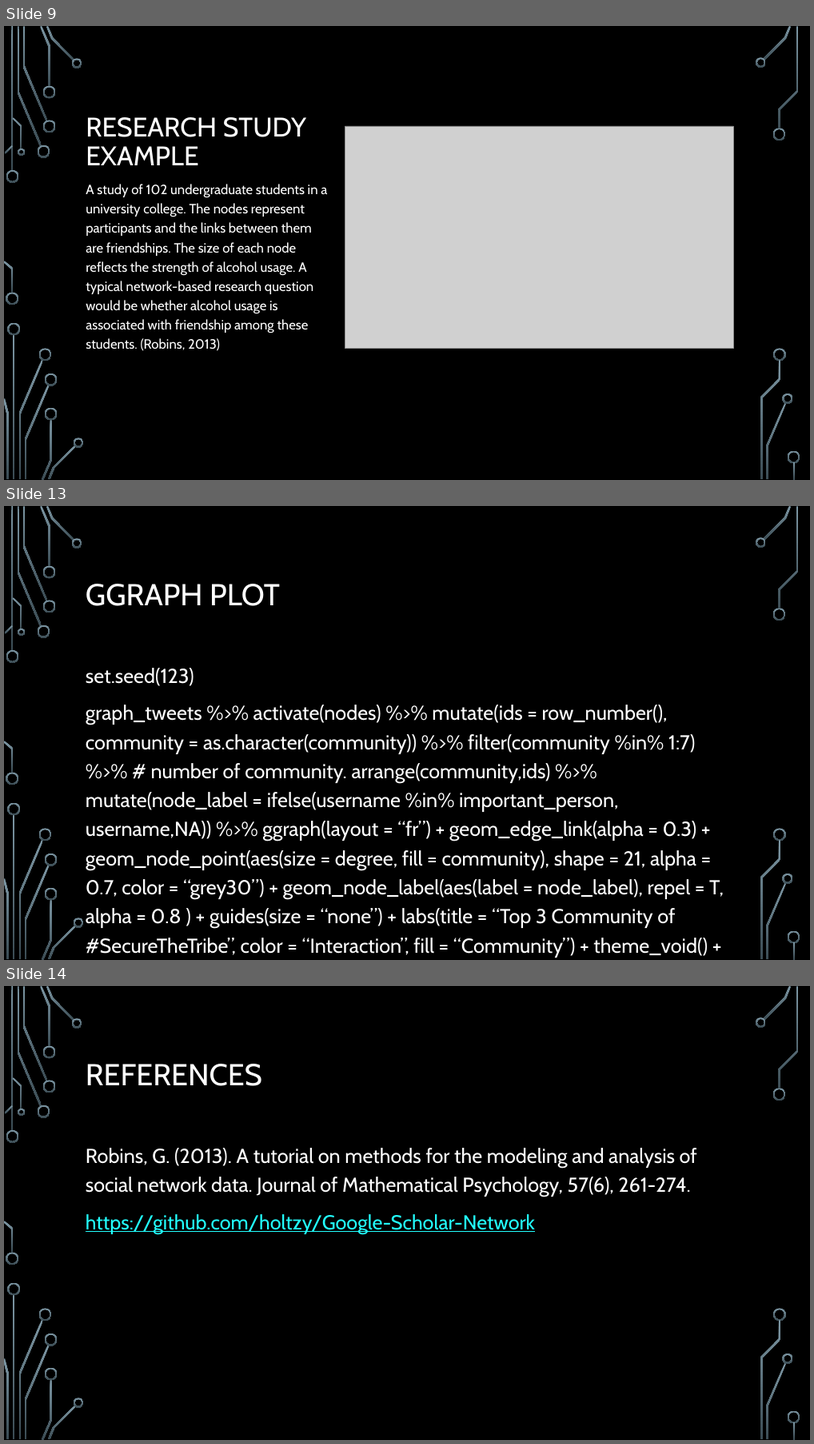
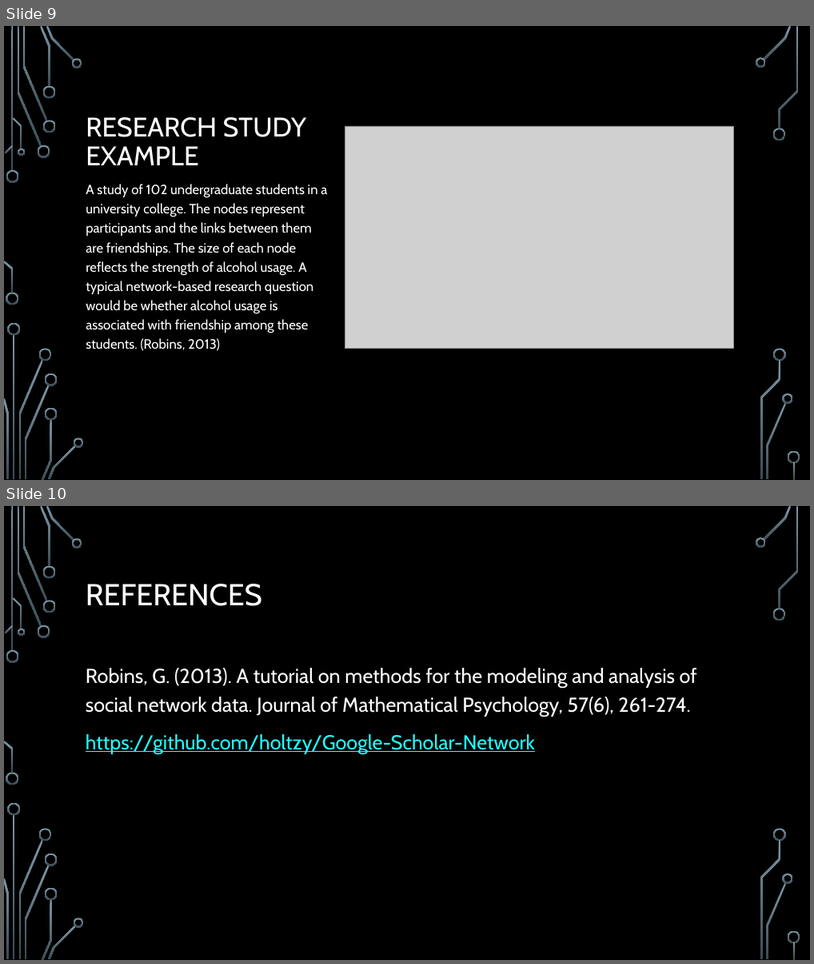
Before and after one commit to intro-to-data-science-22-workshop/07-network-graphs-adbdelsalam-dornelles, a slide deck: presentation.pptx. Shown one above the other, each under a label of ours: slides 9, 13 and 14 before the commit, slides 9 and 10 after it; the slides between them are not shown. The pictures are 814x1444 and 814x964 pixels, drawn with LibreOffice and Linux fonts; fonts in the diff are those of the drawing; grey boxes stand for pictures; background and template pictures are left out. Boxes give left, top, right and bottom in pixels: in the first picture for what was removed or moved away, otherwise in the second. Text is boxed around its words. In the diff, an @@ line names an element or a change of style, - is before the commit and + after.

```diff
--- a/presentation.pptx
+++ b/presentation.pptx
@@ slide 13 removed at (4, 506, 810, 960), background picture (left out); not listed: 36 template elements that a slide beside it also shows @@
@@ title removed at (86, 584, 280, 606) @@
-GGRAPH PLOT
@@ text removed at (86, 668, 724, 957) @@
-set.seed(123)
-graph_tweets %>% activate(nodes) %>% mutate(ids = row_number(), community = as.character(community)) %>% filter(community %in% 1:7) %>% # number of community. arrange(community,ids) %>% mutate(node_label = ifelse(username %in% important_person, username,NA)) %>% ggraph(layout = “fr”) + geom_edge_link(alpha = 0.3) + geom_node_point(aes(size = degree, fill = community), shape = 21, alpha = 0.7, color = “grey30”) + geom_node_label(aes(label = node_label), repel = T, alpha = 0.8 ) + guides(size = “none”) + labs(title = “Top 3 Community of #SecureTheTribe”, color = “Interaction”, fill = “Community”) + theme_void() + theme(legend.position = “top”)
@@ what was slide 14 is now slide 10 @@
```
Also in this commit, not shown: 3 other slides removed, 2 other files.
